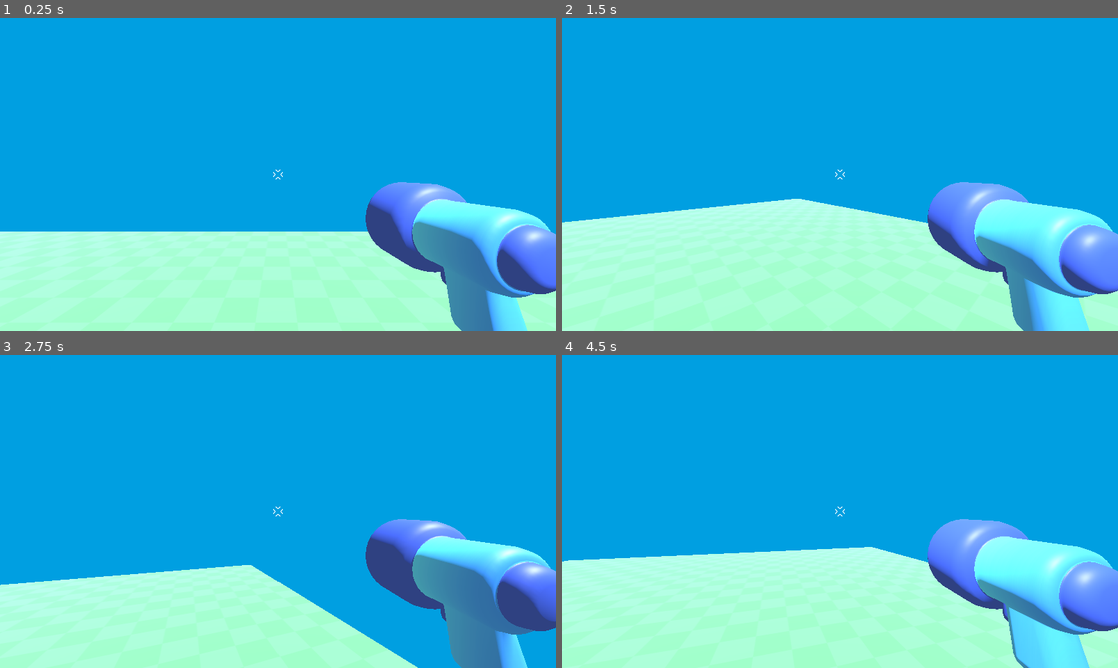
Above: before the commit, frames 1-4 (two rows, left to right).
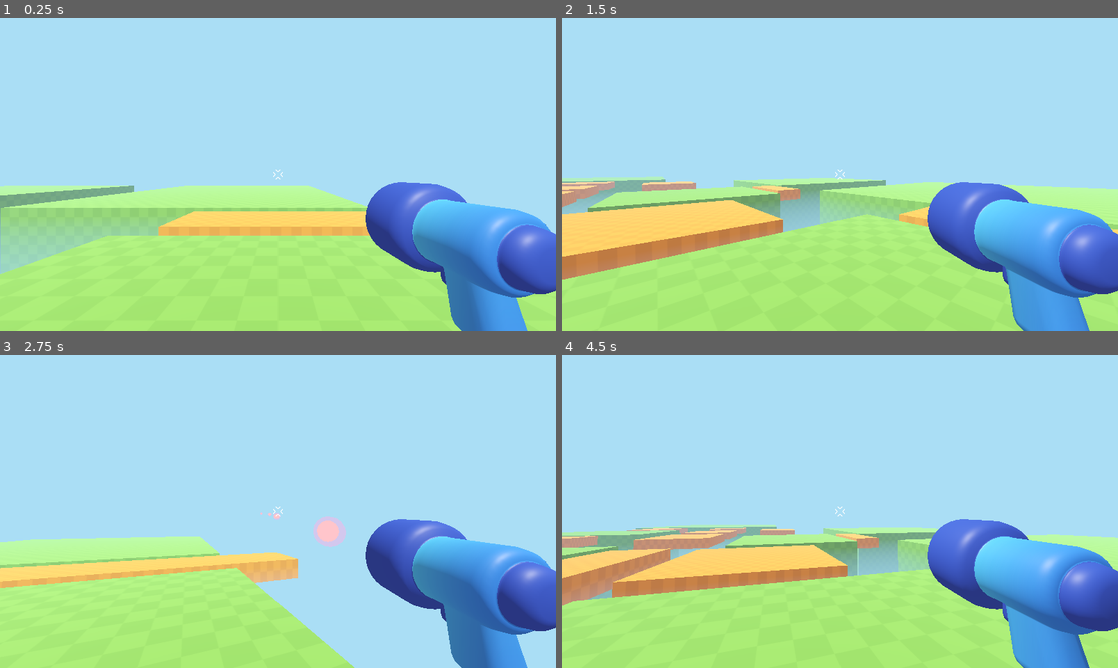
Above: after the commit, the same moments.

Repository: martintinix-droid/3D-Godot-Test
Game: Godot game, scene res://game.tscn
Two runs of this game, one before a commit and one after it. Both use one fixed random seed, a clock stepped at 60 frames per second and the inputs below. Before the commit the project starts from res://level/temporary_level.tscn.
Inputs (mouse positions are in pixels of both pictures, inside the frame that each line leads up to):
- Up to frame 1 (0.25 s): no input
- Up to frame 2 (1.5 s): tap Enter at 0.5 s; move the mouse to (867, 174) at 0.52 s; press the mouse at (867, 174) at 0.53 s; tap Space (jump) at 0.77 s; move the mouse to (812, 174) at 1.27 s; release the mouse at (812, 174) at 1.28 s; hold S (move_back) from 1.28 s (still down); tap W (move_foward) at 1.35 s
- Up to frame 3 (2.75 s): tap Space (jump) at 1.52 s; click (250, 511) at 1.55 s; move the mouse to (289, 505) at 2.02 s; release S (move_back) at 2.03 s; press the mouse at (289, 505) at 2.03 s; tap D (move_rigth) at 2.1 s
- Up to frame 4 (4.5 s): move the mouse to (834, 517) at 2.77 s; release the mouse at (834, 517) at 2.78 s; click (834, 517) at 2.85 s; tap Space (jump) at 3.02, 3.77 s; move the mouse to (878, 514) at 3.52 s; press the mouse at (878, 514) at 3.53 s; hold A (move_left) from 3.53 s (still down); move the mouse to (795, 508) at 4.27 s; release the mouse at (795, 508) at 4.28 s; tap W (move_foward) at 4.35 s

The runs differ from the first frame. In frame 1, 96% of the frame differs, in the area x 0-100%, y 0-100%; in frame 2, 98%; in frame 3, 95%; in frame 4, 99%.

Commit message:
added some stuff

Diff:
--- /dev/null
+++ b/game.tscn
@@ -0,0 +1,142 @@
+[gd_scene format=3 uid="uid://d4agikatsy7cd"]
+
+[ext_resource type="PackedScene" uid="uid://i05pih1gdxo8" path="res://player/player.tscn" id="1_80nbo"]
+[ext_resource type="Material" uid="uid://ul78288grr78" path="res://level/Block_.tres" id="1_feb5d"]
+[ext_resource type="Material" uid="uid://d7ycy7umqpn0" path="res://level/Platform.tres" id="2_fc0e3"]
+
+[sub_resource type="Environment" id="Environment_7jktm"]
+background_mode = 1
+background_color = Color(0.67801595, 0.78468025, 0.99901813, 1)
+ambient_light_source = 2
+ambient_light_color = Color(0.74359626, 0.6155854, 0.5531003, 1)
+tonemap_mode = 2
+fog_enabled = true
+fog_light_color = Color(0.5297757, 0.7620841, 0.9121865, 1)
+fog_density = 0.005
+fog_height = 0.04
+fog_height_density = 0.15
+
+[node name="Game" type="Node3D" unique_id=2110674458]
+
+[node name="CSGBox3D" type="CSGBox3D" parent="." unique_id=242722745]
+transform = Transform3D(1, 0, 0, 0, 1, 0, 0, 0, 1, 0, -5, 0)
+use_collision = true
+size = Vector3(10, 10, 10)
+material = ExtResource("1_feb5d")
+
+[node name="CSGBox3D4" type="CSGBox3D" parent="." unique_id=86014271]
+transform = Transform3D(1, 0, 0, 0, 1, 0, 0, 0, 1, -20, -5, -1)
+use_collision = true
+size = Vector3(10, 10, 10)
+material = ExtResource("1_feb5d")
+
+[node name="CSGBox3D8" type="CSGBox3D" parent="." unique_id=1165413526]
+transform = Transform3D(0.7, 0, 0, 0, 1, 0, 0, 0, 0.6, -41, -0.5, 0)
+use_collision = true
+size = Vector3(10, 1, 10)
+material = ExtResource("2_fc0e3")
+
+[node name="CSGBox3D9" type="CSGBox3D" parent="." unique_id=1715728216]
+transform = Transform3D(0.7, 0, 0, 0, 1, 0, 0, 0, 0.6, -49, -0.5, 10)
+use_collision = true
+size = Vector3(10, 1, 10)
+material = ExtResource("2_fc0e3")
+
+[node name="CSGBox3D19" type="CSGBox3D" parent="." unique_id=115187360]
+transform = Transform3D(0.7, 0, 0, 0, 1, 0, 0, 0, 0.6, -50.6, -0.5, 23)
+use_collision = true
+size = Vector3(14, 1, 10)
+material = ExtResource("2_fc0e3")
+
+[node name="CSGBox3D10" type="CSGBox3D" parent="." unique_id=666409945]
+transform = Transform3D(0.7, 0, 0, 0, 1, 0, 0, 0, 0.6, -36, -0.5, 10)
+use_collision = true
+size = Vector3(10, 1, 10)
+material = ExtResource("2_fc0e3")
+
+[node name="CSGBox3D11" type="CSGBox3D" parent="." unique_id=1560124777]
+transform = Transform3D(0.7, 0, 0, 0, 1, 0, 0, 0, 0.6, -26, -0.5, 10)
+use_collision = true
+size = Vector3(10, 1, 10)
+material = ExtResource("2_fc0e3")
+
+[node name="CSGBox3D14" type="CSGBox3D" parent="." unique_id=699187879]
+transform = Transform3D(0.7, 0, 0, 0, 1, 0, 0, 0, 0.6, -11, -0.5, 8.5)
+use_collision = true
+size = Vector3(10, 1, 5)
+material = ExtResource("2_fc0e3")
+
+[node name="CSGBox3D18" type="CSGBox3D" parent="." unique_id=1790077119]
+transform = Transform3D(0.7, 0, 0, 0, 1, 0, 0, 0, 0.6, -21, -0.5, -8.2)
+use_collision = true
+size = Vector3(10, 1, 4)
+material = ExtResource("2_fc0e3")
+
+[node name="CSGBox3D16" type="CSGBox3D" parent="." unique_id=670561706]
+transform = Transform3D(0.7, 0, 0, 0, 1, 0, 0, 0, 0.6, 5, -0.5, 8.5)
+use_collision = true
+size = Vector3(10, 1, 5)
+material = ExtResource("2_fc0e3")
+
+[node name="CSGBox3D17" type="CSGBox3D" parent="." unique_id=2054338698]
+transform = Transform3D(0.7, 0, 0, 0, 1, 0, 0, 0, 0.6, 2.2, -0.5, -7.5)
+use_collision = true
+size = Vector3(18, 1, 5)
+material = ExtResource("2_fc0e3")
+
+[node name="CSGBox3D15" type="CSGBox3D" parent="." unique_id=773853029]
+transform = Transform3D(0.7, 0, 0, 0, 1, 0, 0, 0, 0.6, -10, -0.5, 1.6000001)
+use_collision = true
+size = Vector3(10, 1, 12)
+material = ExtResource("2_fc0e3")
+
+[node name="CSGBox3D12" type="CSGBox3D" parent="." unique_id=1958880561]
+transform = Transform3D(0.35, 0, 0, 0, 1, 0, 0, 0, 0.6, -28, -0.5, 23)
+use_collision = true
+size = Vector3(10, 1, 10)
+material = ExtResource("2_fc0e3")
+
+[node name="CSGBox3D13" type="CSGBox3D" parent="." unique_id=1700987646]
+transform = Transform3D(0.35, 0, 0, 0, 1, 0, 0, 0, 0.6, -22, -0.5, 23)
+use_collision = true
+size = Vector3(10, 1, 10)
+material = ExtResource("2_fc0e3")
+
+[node name="CSGBox3D7" type="CSGBox3D" parent="." unique_id=46013498]
+transform = Transform3D(1, 0, 0, 0, 1, 0, 0, 0, 1, -74.5, -5, 15.5)
+use_collision = true
+size = Vector3(33, 10, 31)
+material = ExtResource("1_feb5d")
+
+[node name="CSGBox3D2" type="CSGBox3D" parent="." unique_id=308617644]
+transform = Transform3D(1, 0, 0, 0, 1, 0, 0, 0, 1, -5, -5, -21.5)
+use_collision = true
+size = Vector3(20, 10, 23)
+material = ExtResource("1_feb5d")
+
+[node name="CSGBox3D3" type="CSGBox3D" parent="." unique_id=2075744870]
+transform = Transform3D(1, 0, 0, 0, 1, 0, 0, 0, 1, -34, -5, -21.5)
+use_collision = true
+size = Vector3(20, 10, 23)
+material = ExtResource("1_feb5d")
+
+[node name="CSGBox3D5" type="CSGBox3D" parent="." unique_id=810403639]
+transform = Transform3D(1, 0, 0, 0, 1, 0, 0, 0, 1, -37, -5, 23.5)
+use_collision = true
+size = Vector3(12, 10, 13)
+material = ExtResource("1_feb5d")
+
+[node name="CSGBox3D6" type="CSGBox3D" parent="." unique_id=1972266743]
+transform = Transform3D(1, 0, 0, 0, 1, 0, 0, 0, 1, -1.5, -5, 20)
+use_collision = true
+size = Vector3(31, 10, 18)
+material = ExtResource("1_feb5d")
+
+[node name="Player" parent="." unique_id=1057229839 instance=ExtResource("1_80nbo")]
+transform = Transform3D(1, 0, 0, 0, 1, 0, 0, 0, 1, 0, 0, 1)
+
+[node name="DirectionalLight3D" type="DirectionalLight3D" parent="." unique_id=733594142]
+transform = Transform3D(1, 0, 0, 0, 0.50000006, 0.8660254, 0, -0.8660254, 0.50000006, 0, 4, 2)
+
+[node name="WorldEnvironment" type="WorldEnvironment" parent="." unique_id=1871240776]
+environment = SubResource("Environment_7jktm")
--- /dev/null
+++ b/level/Block_.tres
@@ -0,0 +1,8 @@
+[gd_resource type="StandardMaterial3D" format=3 uid="uid://ul78288grr78"]
+
+[ext_resource type="Texture2D" uid="uid://dsawqrqahp4ma" path="res://level/checkboard.png" id="1_bpwmo"]
+
+[resource]
+albedo_color = Color(0.44233155, 0.7733679, 0.29032972, 1)
+albedo_texture = ExtResource("1_bpwmo")
+uv1_triplanar = true
--- /dev/null
+++ b/level/Platform.tres
@@ -0,0 +1,8 @@
+[gd_resource type="StandardMaterial3D" format=3 uid="uid://d7ycy7umqpn0"]
+
+[ext_resource type="Texture2D" uid="uid://dsawqrqahp4ma" path="res://level/checkboard.png" id="1_4af71"]
+
+[resource]
+albedo_color = Color(0.88240725, 0.61401993, 0.19855756, 1)
+albedo_texture = ExtResource("1_4af71")
+uv1_triplanar = true
--- a/level/temporary_level.tscn
+++ /dev/null
@@ -1,86 +0,0 @@
-[gd_scene format=3 uid="uid://dp7sxe5xl5shk"]
-
-[ext_resource type="Texture2D" uid="uid://dsawqrqahp4ma" path="res://level/checkboard.png" id="1_cig4d"]
-[ext_resource type="PackedScene" uid="uid://i05pih1gdxo8" path="res://player/player.tscn" id="2_bc4qa"]
-
-[sub_resource type="Environment" id="Environment_pev5d"]
-background_mode = 1
-background_color = Color(0, 0.807843, 1, 1)
-ambient_light_source = 2
-ambient_light_color = Color(0.815625, 0.702063, 0.54125, 1)
-ambient_light_sky_contribution = 0.31
-tonemap_mode = 2
-tonemap_exposure = 1.05
-tonemap_white = 0.95
-ssao_intensity = 1.0
-glow_normalized = true
-glow_intensity = 0.2
-fog_enabled = true
-fog_light_color = Color(0, 0.478431, 0.764706, 1)
-fog_density = 0.002
-fog_height = 0.52
-fog_height_density = 0.1319
-volumetric_fog_density = 0.1525
-volumetric_fog_albedo = Color(0.203922, 0.203922, 1, 1)
-volumetric_fog_emission = Color(0.0431373, 0.0431373, 0.0431373, 1)
-
-[sub_resource type="StandardMaterial3D" id="StandardMaterial3D_ooyhk"]
-albedo_color = Color(1, 0.717647, 0.188235, 1)
-albedo_texture = ExtResource("1_cig4d")
-uv1_triplanar = true
-uv1_triplanar_sharpness = 4.0
-
-[sub_resource type="StandardMaterial3D" id="StandardMaterial3D_pixig"]
-albedo_color = Color(0.286275, 0.682353, 0.427451, 1)
-albedo_texture = ExtResource("1_cig4d")
-uv1_triplanar = true
-uv1_triplanar_sharpness = 4.0
-
-[sub_resource type="StandardMaterial3D" id="StandardMaterial3D_7l0sc"]
-albedo_color = Color(0.286275, 0.682353, 0.427451, 1)
-albedo_texture = ExtResource("1_cig4d")
-uv1_triplanar = true
-uv1_triplanar_sharpness = 4.0
-
-[node name="TemporaryLevel" type="Node3D" unique_id=1990066259]
-
-[node name="WorldEnvironment" type="WorldEnvironment" parent="." unique_id=517525407]
-environment = SubResource("Environment_pev5d")
-
-[node name="DirectionalLight3D" type="DirectionalLight3D" parent="." unique_id=1983773634]
-transform = Transform3D(0.707107, -0.612373, 0.353553, 0, 0.5, 0.866026, -0.707107, -0.612373, 0.353553, 0, 10, 0)
-shadow_enabled = true
-directional_shadow_max_distance = 40.0
-
-[node name="Bridge2" type="CSGBox3D" parent="." unique_id=1914156870]
-transform = Transform3D(1, 0, 0, 0, 1, 0, 0, 0, 1, 0, 0, 10.5)
-use_collision = true
-size = Vector3(4, 1, 3)
-material = SubResource("StandardMaterial3D_ooyhk")
-
-[node name="Bridge5" type="CSGBox3D" parent="." unique_id=1590498086]
-transform = Transform3D(1, 0, 0, 0, 1, 0, 0, 0, 1, 0, 0, 14.5)
-use_collision = true
-size = Vector3(4, 1, 3)
-material = SubResource("StandardMaterial3D_ooyhk")
-
-[node name="Bridge6" type="CSGBox3D" parent="." unique_id=766509143]
-transform = Transform3D(1, 0, 0, 0, 1, 0, 0, 0, 1, 0, 0, 18.5)
-use_collision = true
-size = Vector3(4, 1, 3)
-material = SubResource("StandardMaterial3D_ooyhk")
-
-[node name="Platform6" type="CSGBox3D" parent="." unique_id=980842127]
-transform = Transform3D(1, 0, 0, 0, 1, 0, 0, 0, 1, 0, -5, 0)
-use_collision = true
-size = Vector3(17, 11, 15)
-material = SubResource("StandardMaterial3D_pixig")
-
-[node name="Platform7" type="CSGBox3D" parent="." unique_id=1243847483]
-transform = Transform3D(1, 0, 0, 0, 1, 0, 0, 0, 1, 0, -5, 26)
-use_collision = true
-size = Vector3(9, 11, 9)
-material = SubResource("StandardMaterial3D_7l0sc")
-
-[node name="Player" parent="." unique_id=1057229839 instance=ExtResource("2_bc4qa")]
-transform = Transform3D(1, 0, 0, 0, 1, 0, 0, 0, 1, 2.7688606, 0.3879528, -1.0348692)
--- /dev/null
+++ b/player/bullet_3d.gd
@@ -0,0 +1,12 @@
+extends Area3D
+
+const SPEED=55.0
+const RANGE=40.0
+
+var travelled_distance =0.0
+
+func _physics_process(delta):
+	position+= transform.basis.x *SPEED*delta
+	travelled_distance+=SPEED*delta
+	if travelled_distance>RANGE:
+		queue_free()
--- /dev/null
+++ b/player/bullet_3d.tscn
@@ -0,0 +1,18 @@
+[gd_scene format=3 uid="uid://d2xy11166n41t"]
+
+[ext_resource type="Script" uid="uid://4hfemhkmh6ir" path="res://player/bullet_3d.gd" id="1_hgguu"]
+[ext_resource type="PackedScene" uid="uid://cvouxqyojwo63" path="res://player/projectile/projectile_3d.tscn" id="1_kixxk"]
+
+[sub_resource type="SphereShape3D" id="SphereShape3D_hgguu"]
+radius = 0.18110794
+
+[node name="Bullet3D" type="Area3D" unique_id=1443433479]
+transform = Transform3D(3.1391647e-07, 0, -1, 0, 1, 0, 1, 0, 3.1391647e-07, 0, 0, 0)
+top_level = true
+script = ExtResource("1_hgguu")
+
+[node name="CollisionShape3D" type="CollisionShape3D" parent="." unique_id=1723179602]
+shape = SubResource("SphereShape3D_hgguu")
+
+[node name="Projectile3D" parent="." unique_id=878989088 instance=ExtResource("1_kixxk")]
+transform = Transform3D(0.96000004, 0, 0, 0, 0.96000004, 0, 0, 0, 0.96000004, 0, 0, 0)
--- a/player/player.gd
+++ b/player/player.gd
@@ -41,3 +41,14 @@
 	elif Input.is_action_just_released("jump")and velocity.y>0.0:
 		velocity.y=0.0
 	move_and_slide()
+
+	if Input.is_action_pressed("shoot")and %Timer.is_stopped():
+		shoot_bullet()
+func shoot_bullet():
+	const BULLET_3D = preload("uid://d2xy11166n41t")
+	var new_bullet=BULLET_3D.instantiate()
+	%Marker3D.add_child(new_bullet)
+
+	new_bullet.global_transform=%Marker3D.global_transform
+
+	%Timer.start()
--- a/player/player.tscn
+++ b/player/player.tscn
@@ -22,6 +22,10 @@
 [node name="gun_model" parent="Head/Camera3D" unique_id=1222905613 instance=ExtResource("1_oul6g")]
 transform = Transform3D(-0.34355852, 0, -0.028324163, 0, 0.34472412, 0, 0.028324163, 0, -0.34355852, 0.3726279, -0.13563669, -0.43073297)
 
+[node name="Marker3D" type="Marker3D" parent="Head/Camera3D/gun_model" unique_id=1226563612]
+unique_name_in_owner = true
+transform = Transform3D(-4.4703484e-08, 0, -1, 0, 0.9999999, 0, 1, 0, -4.4703484e-08, 0.0038104057, 0.05035305, 0.54699504)
+
 [node name="TextureRect" type="TextureRect" parent="." unique_id=1233770533]
 anchors_preset = 8
 anchor_left = 0.5
@@ -36,3 +40,8 @@
 grow_vertical = 2
 texture = ExtResource("3_g1dw6")
 expand_mode = 1
+
+[node name="Timer" type="Timer" parent="." unique_id=849186008]
+unique_name_in_owner = true
+wait_time = 0.2
+one_shot = true
--- /dev/null
+++ b/player/projectile/projectile_3d.tscn
@@ -0,0 +1,15 @@
+[gd_scene format=3 uid="uid://cvouxqyojwo63"]
+
+[ext_resource type="PackedScene" uid="uid://cxrb3400ga8u7" path="res://player/projectile/projectile_model.glb" id="1_ndq6i"]
+[ext_resource type="Shader" uid="uid://b4wc5wsyakc0a" path="res://player/projectile/projectile.gdshader" id="2_chfaf"]
+
+[sub_resource type="ShaderMaterial" id="ShaderMaterial_htc8w"]
+render_priority = 0
+shader = ExtResource("2_chfaf")
+shader_parameter/tail_color = Color(0.703638, 0.65039, 0.86014646, 1)
+shader_parameter/head_color = Color(1, 0.63889444, 0.66344804, 1)
+
+[node name="Projectile3D" unique_id=878989088 instance=ExtResource("1_ndq6i")]
+
+[node name="Projectile" parent="." index="0" unique_id=905131719]
+material_override = SubResource("ShaderMaterial_htc8w")
--- a/project.godot
+++ b/project.godot
@@ -11,7 +11,7 @@
 [application]
 
 config/name="Ayuda"
-run/main_scene="uid://dp7sxe5xl5shk"
+run/main_scene="uid://d4agikatsy7cd"
 config/features=PackedStringArray("4.6", "Forward Plus")
 config/icon="res://icon.svg"
 
@@ -52,6 +52,11 @@
 "events": [Object(InputEventKey,"resource_local_to_scene":false,"resource_name":"","device":-1,"window_id":0,"alt_press …(191 unchanged characters)…
 ]
 }
+shoot={
+"deadzone": 0.2,
+"events": [Object(InputEventMouseButton,"resource_local_to_scene":false,"resource_name":"","device":-1,"window_id":0,"alt_pressed":false,"shift_pressed":false,"ctrl_pressed":false,"meta_pressed":false,"button_mask":1,"position":Vector2(85, 18),"global_position":Vector2(94, 66),"factor":1.0,"button_index":1,"canceled":false,"pressed":true,"double_click":false,"script":null)
+]
+}
 
 [physics]
 
Not shown, added: player/bullet_3d.gd.uid
